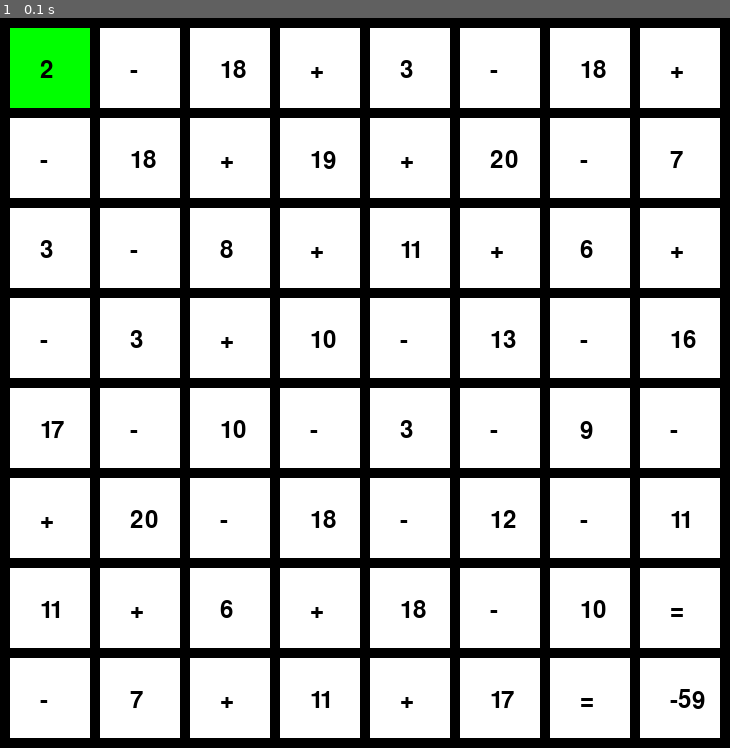
Above: before the commit, frame 1.
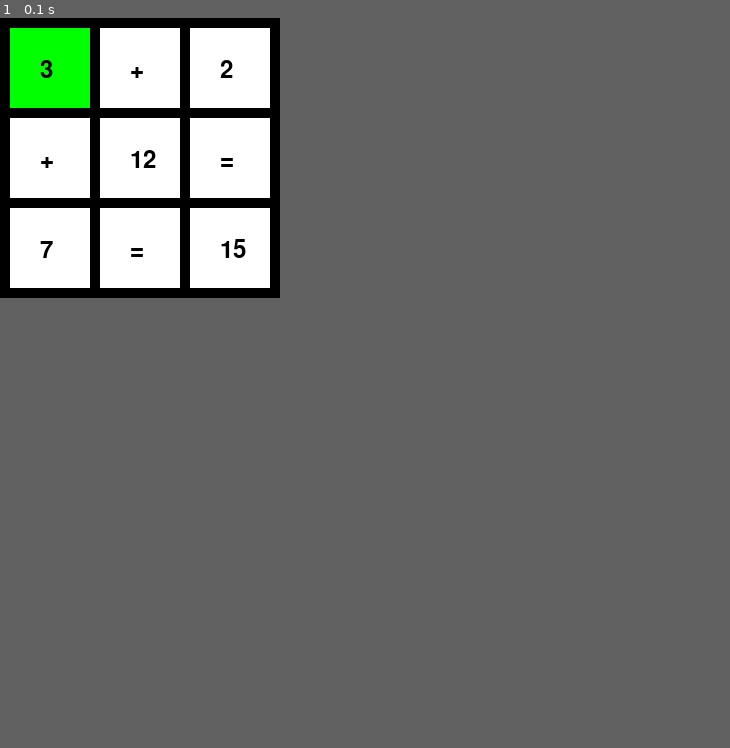
Above: after the commit, the same moment.

Repository: nurda0405/MathSolver-pygame-
Game: pygame game, started from math_solver.py
Same seed, same stepped clock (60 frames per second), same inputs: the game is played once before the commit and once after it.
Inputs:
- Up to frame 1 (0.1 s): no input
The window is 730x730 before the commit and 280x280 after it. Grey fills any space a smaller window leaves; there, only what the larger window draws over its background counts as a difference.

The runs differ from the first frame. In frame 1, 21% of the frame differs, in the area x 0-100%, y 0-100%.

Commit message:
readme file created

Diff:
--- /dev/null
+++ b/description of algorithms.txt
@@ -0,0 +1,115 @@
+The goal of the player: is to construct a path from the first cell until the last cell in which the result of
+algebraic expression is the value of last cell.
+
+Logic of the game:
+1. The first cell should be always clicked;
+2. Cell should be clicked only if it is the adjacent with the last clicked cell;
+3. The coordinates of the cell should be added to the path and its color should be changed when it is clicked;
+4. If the clicked cell is the cell in the right bottom in the grid, the path of the player should be checked with the right path of the game.
+5. Ctrl + Z command should set the last cell to its default settings and its coordinate should be erased from the path;
+6. Erase button should erase all cells except the cell at left top from path;
+7. Show path button should blit the correct path;
+8. Restart path should construct new grid and path.
+
+Algorithm:
+
+Create object of game class;
+Create each cell in the grid as a sprite;
+Group all cells into a sprite.Group;
+Show cells in display;
+Declare the player's path;
+
+Set the color of cell at left top to yellow;
+Add the coordinates of cell at left top to player's path;
+
+
+Mouse click event for the group of cells:
+    IF cell collides with mouse:
+        IF cell is not picked:
+            IF cell is adjacent with the last chosen cell:
+                Change cell.color;
+                Path += [cell[x], cell[y]];
+
+        IF cell[x] == 7 and cell[y] = 7:
+            IF Path == Game.Path:
+                Print("You win!");
+            ELSE:
+                Print("Wrong path...");
+
+Erase button:
+    delete cells except the first;
+    change the color of all cells except the first;
+
+Ctrl + Z:
+    delete the last cell from path if it is not the last cell;
+    change the color of the last cell if it is not the first cell;
+
+Restart button:
+    Construct new grid;
+    Construct new path;
+
+Show path:
+    iterate the cells of game's path;
+    choose lines and corners;
+
+I want to show arrows while showing the path. For this I am foing to blit it on the screen by the coordinates of
+cell.
+After stopping showing the path, I am going to draw the cells.
+
+Error:
+After finishing showing the path first cell is not colored.
+
+I am going to replace arrows with lines and corners.
+Algorithm of doing that:
+1. identifying where the previous and next cells are coordinated;
+2. identifying direction and choosing the right picture.
+
+pictures = {}
+pictures['left-down] = 'left-down.png'
+pictures['left-up] = 'left-up.png'
+pictures['right-down] = 'right-down.png'
+pictures['right-up] = 'right-up.png'
+
+opposite_directions = {}
+opposite_directions['right'] = 'left'
+opposite_directions['left'] = 'right'
+opposite_directions['up'] = 'down'
+opposite_directions['down'] = 'up'
+
+previous = 'unknown'
+#adding the first cell to last_element list
+
+def show_path(list_cells):
+    for cell in list_cells:
+        next = direction(current, next)
+        if (previous == 'left' or previous = 'right'):
+            if (next == 'left' or next == 'right) :
+                if previous == 'left':
+                    picture = pictures[previous + '-' + next]
+                else:
+                    picture = pictures[next + '-' + previous]
+            else:
+                picture = pictures[previous + '-' + next]
+        else: previous = [up, down] next = [left, right]
+            picture = pictures[next + '-' + previous]
+
+    previous = opposite_directions[next]
+
+What to do: to save the direction of the next cell to use it as the direction of previous cell of the next cell.
+
+def direction(current, next):
+    rowDifference = nextRow - currentRow = [0,1,-1]
+    colDifference = nextCol - currentCol = [0,1,-1]
+
+    if rowDifference == 0:
+        if colDifference == 1:
+            return 'right'
+        else:
+            return 'left'
+    elif rowDifference == 1:
+        return 'down'
+    else:
+        return 'up'
+
+Another problem is multiple correct paths. For example, there is a choice between two of the = symbols when
+the player reaches the cell diagonal to the final cell.
--- a/math_solver.py
+++ b/math_solver.py
@@ -88,13 +88,11 @@
             player_path.append([self.gridRow, self.gridCol])
             self.ticked = True
             self.draw()
-            print(player_path)
             if self.gridRow == row - 1 and self.gridCol == col - 1:
                 if player_path == game.path:
-                    print("You win!")
+                    print("Correct. You win!")
                 else:
-                    print("Try again...")
-                print('\n', player_path, '\n', game.path)
+                    print("Wrong. Try again...")
 
     def isAdjacent(self):
         lastRow, lastCol = player_path[-1][0], player_path[-1][1]
@@ -191,8 +189,8 @@
 
 
 pygame.init()
-row = 8
-col = 8
+row = 3
+col = 3
 width = 80
 min = 1
 max = 20
@@ -235,7 +233,6 @@
                 for j in range(col):
                     if coordinates[i] <= mouseY <= coordinates[i] + width and coordinates[j] <= mouseX <= coordinates[j] + width: #i and j swaped?
                         cells[i][j].click()
-                        print(i, j) #correct
 
         if event.type == pygame.KEYDOWN:
             if event.key == pygame.K_z:
Not shown, changed: readme.txt
